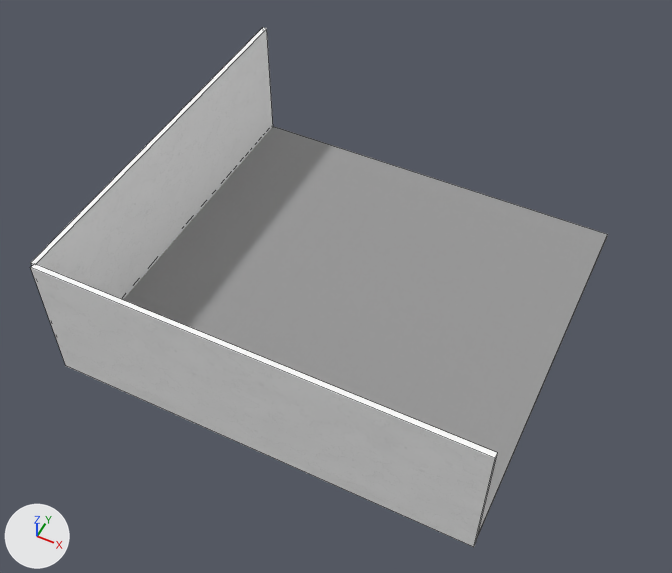
The Blender file apps/website/sources/clubhouse/clubhouse.blend as it was, and as the next commit left it.
One viewpoint serves both versions: a camera (50 mm lens) standing at (13.4, -34.3, 42.9) and looking at (-2.8, -1.9, 2.5). Lighting does not change. The marker at lower left points along +X, +Y and +Z. The older version comes first. Mesh edges are drawn as thin lines.

The first picture shows 'VIS_floor', 'VIS_wall_west', 'VIS_wall_west.001'.
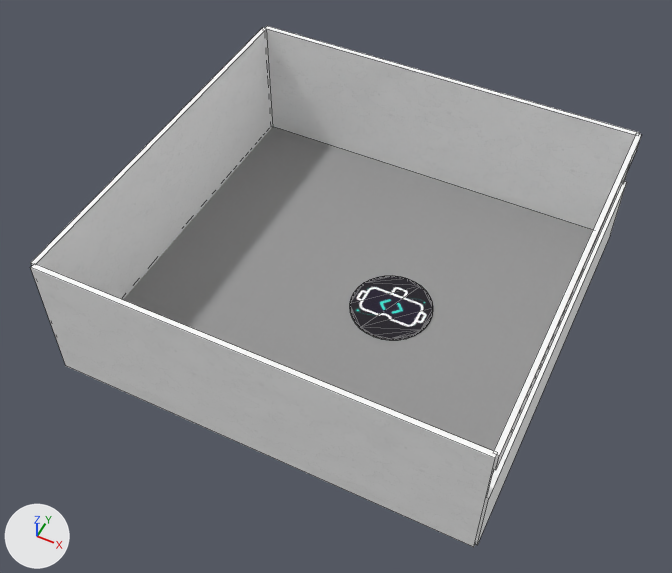
Where the newer file only moved an object's origin or applied its transform, the numbers keep the older frame.

The change, as a diff of the scene's bpy script:
```diff
--- a/apps/website/sources/clubhouse/clubhouse.blend.py
+++ b/apps/website/sources/clubhouse/clubhouse.blend.py
@@ img_hyperlinkvr_dais_png @@
+img_hyperlinkvr_dais_png = load_image('hyperlinkvr_dais.png', 'hyperlinkvr_dais.png', 1024, 1024, 'sRGB')
@@ mat_dais @@
+mat_dais = bpy.data.materials.new('Dais')
+# uses the picture img_hyperlinkvr_dais_png
@@ me_cylinder_001 @@
+me_cylinder_001.from_pydata(...)  # a 32-sided cylinder along z spanning x -2.5..2.5, y -2.5..2.5, z -0.13..0.08
+me_cylinder_001.materials.append(mat_dais)
@@ me_cube_040 @@
+me_cube_040.from_pydata(...)  # a box spanning x 9.9..10.2, y -12.1..12.1, z -0.1..1.0
+me_cube_040.materials.append(mat_material)
@@ me_cube_039 @@
+me_cube_039.from_pydata(...)  # a box spanning x 9.9..10.2, y -12.1..12.1, z -0.1..4.5
+me_cube_039.materials.append(mat_material)
@@ me_cube_038 @@
+me_cube_038.from_pydata(...)  # a box spanning x -15.0..10.0, y -12.3..-12.0, z -0.1..8.2
+me_cube_038.materials.append(mat_material)
@@ ob_vis_dais @@
+ob_vis_dais = bpy.data.objects.new('VIS_dais', me_cylinder_001)
+ob_vis_dais.location = (0.0, 0.0, 0.06)
@@ ob_vis_wall_east_lintel @@
+ob_vis_wall_east_lintel = bpy.data.objects.new('VIS_wall_east_lintel', me_cube_040)
+ob_vis_wall_east_lintel.location = (0.0, 0.0, 7.15)
@@ ob_vis_wall_east_sill @@
+ob_vis_wall_east_sill = bpy.data.objects.new('VIS_wall_east_sill', me_cube_039)
+ob_vis_wall_east_sill.location = (0.0, 0.0, 0.0)
@@ ob_vis_wall_north @@
+ob_vis_wall_north = bpy.data.objects.new('VIS_wall_north', me_cube_038)
+ob_vis_wall_north.location = (-4.97, 0.0, 0.0)
+ob_vis_wall_north.rotation_euler = (0.0, 0.0, 3.142)  # degrees (0, 0, 180)
```

Boxes (x1, y1, x2, y2) around the edits, measured in the pictures (672 x 573 px):
'VIS_wall_north', added
    after: (265, 26, 639, 230)
'VIS_dais', added
    after: (350, 276, 433, 340)
'VIS_wall_east_sill', added
    after: (475, 181, 627, 545)
'VIS_wall_east_lintel', added
    after: (493, 133, 641, 470)
